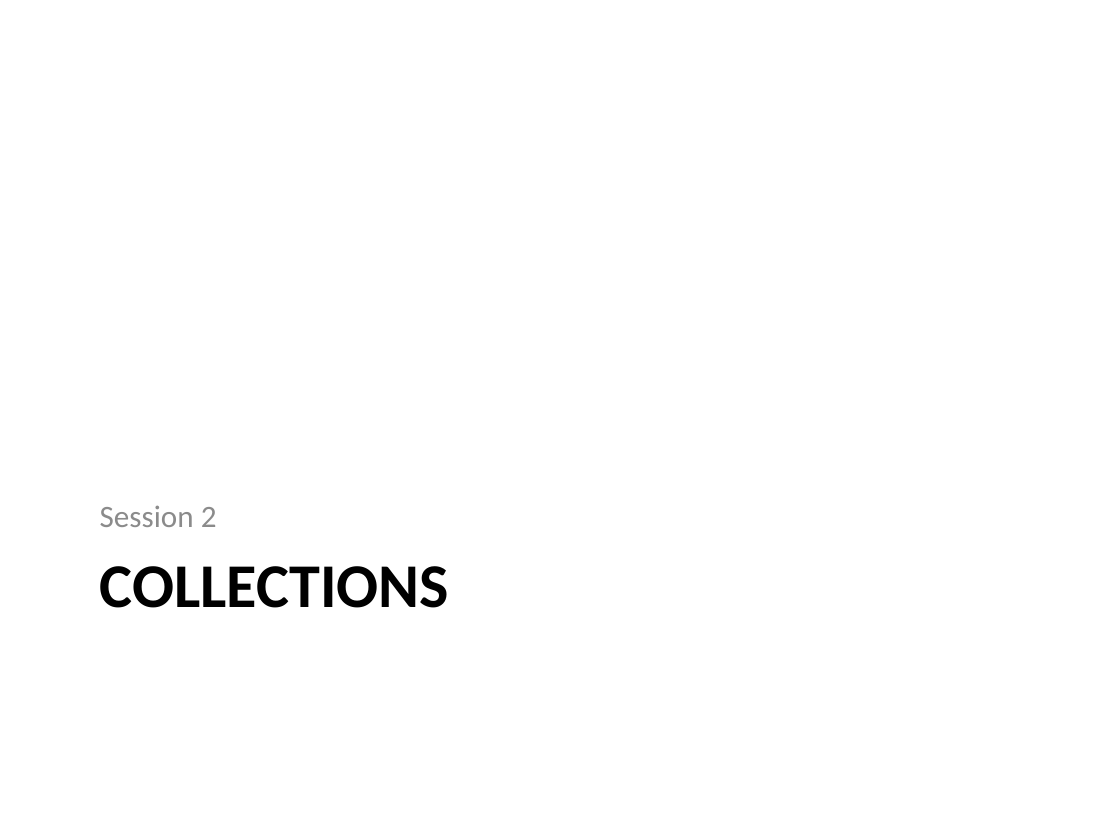
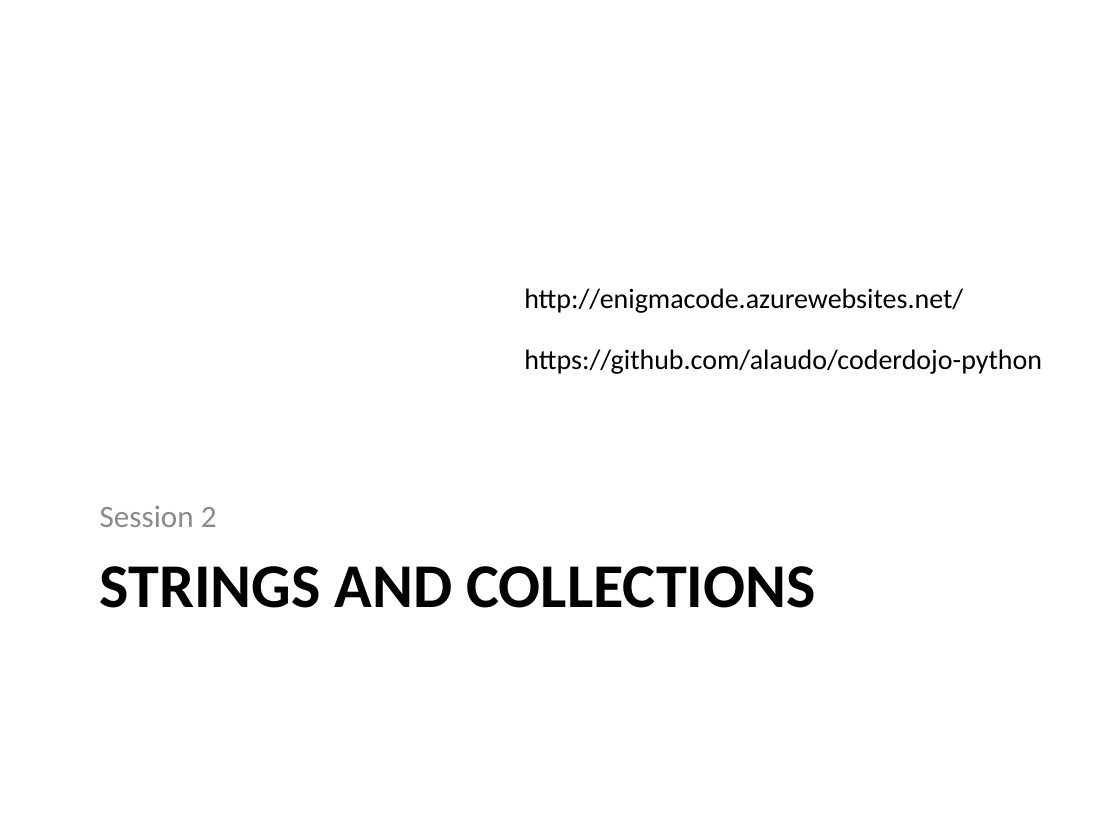
Before and after one commit to alaudo/coderdojo-python, a slide deck: slide 23 of dojo-presentation-intermediate.pptx. Drawn at 1120x840 pixels with LibreOffice and Linux fonts; fonts in the diff are those of the drawing. Boxes give left, top, right and bottom in pixels: in the first picture for what was removed or moved away, otherwise in the second. Text is boxed around its words. In the diff, an @@ line names an element or a change of style, - is before the commit and + after.

Commit message:
Presentation update

```diff
--- a/dojo-presentation-intermediate.pptx
+++ b/dojo-presentation-intermediate.pptx
@@ text added at [524, 288, 963, 313], 18 pt, text #000000 @@
+http://enigmacode.azurewebsites.net/
@@ text added at [524, 349, 1042, 374], 18 pt, text #000000 @@
+https://github.com/alaudo/coderdojo-python
@@ title at [100, 566, 815, 608]: text changed @@
-COLLECTIONS
+STRINGS AND COLLECTIONS
```
Also in this commit, not shown: 17 other slides changed, 20 slides added, 4 slides removed.
